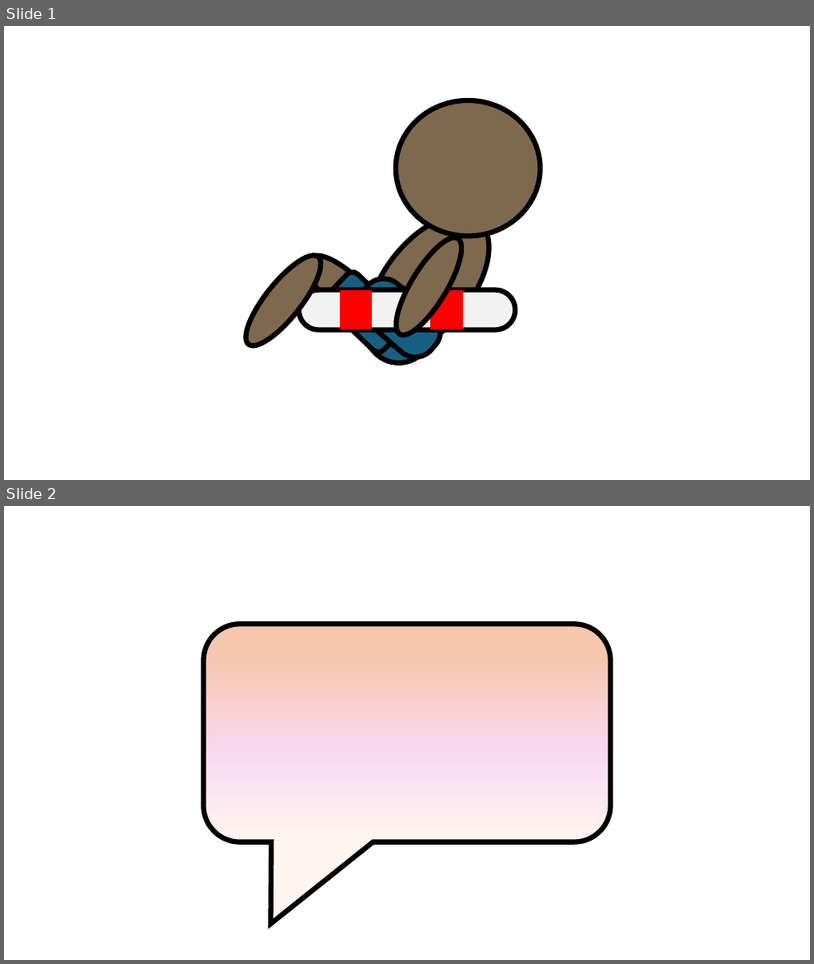
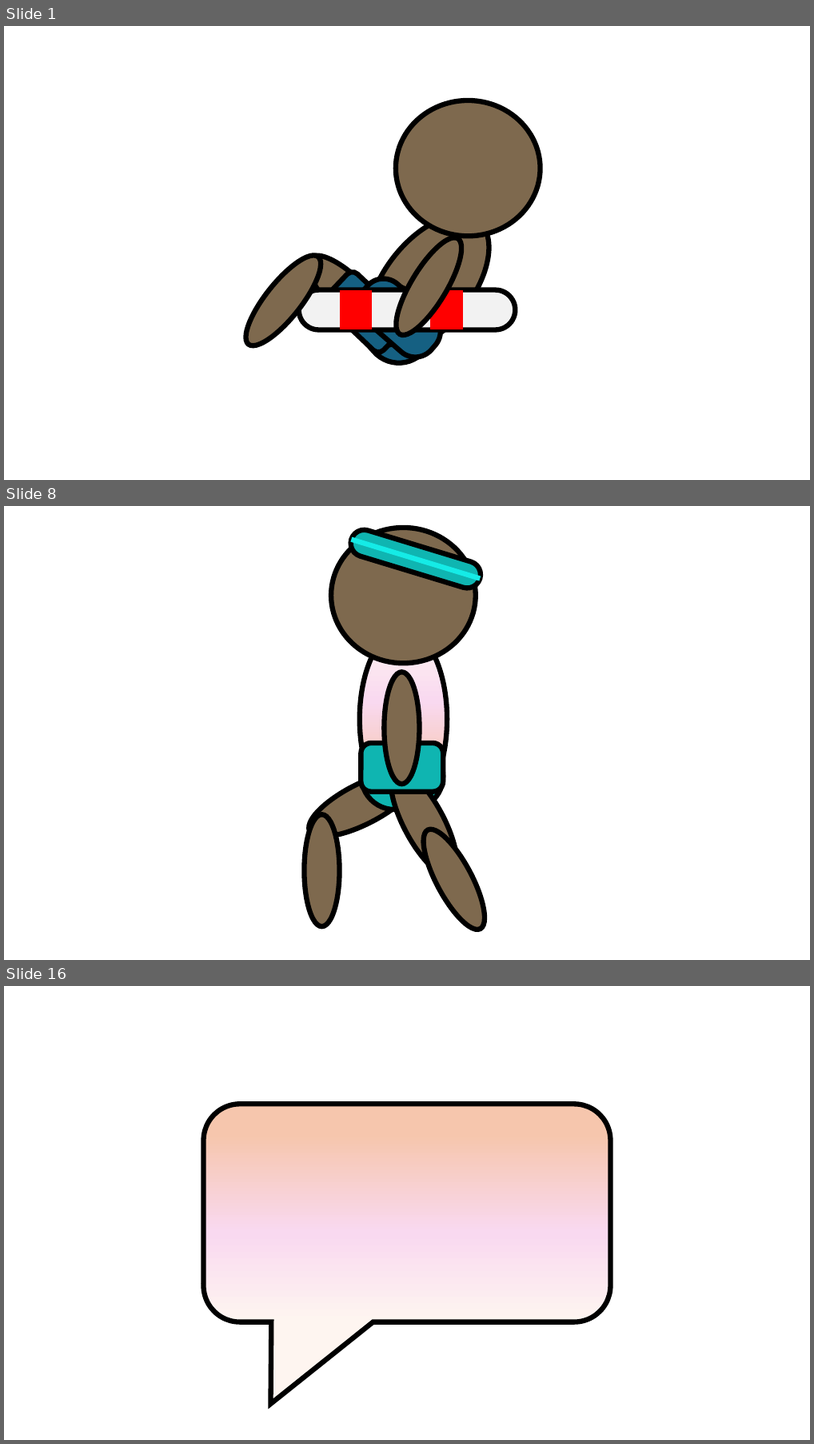
Before and after one commit to drmbiomechanics/Wavemakers, a slide deck: misc/swimmer_powerpoint.pptx. Shown one above the other, each under a label of ours: slides 1 and 2 before the commit, slides 1, 8 and 16 after it; the slides between them are not shown. The pictures are 814x964 and 814x1444 pixels, drawn with LibreOffice and Linux fonts; fonts in the diff are those of the drawing. Boxes give left, top, right and bottom in pixels: in the first picture for what was removed or moved away, otherwise in the second. Text is boxed around its words. In the diff, an @@ line names an element or a change of style, - is before the commit and + after.

```diff
--- a/misc/swimmer_powerpoint.pptx
+++ b/misc/swimmer_powerpoint.pptx
@@ slide 8 added at box(4, 506, 810, 960), background #FFFFFF @@
@@ ellipse added at box(331, 528, 476, 664), fill #7E694E, outline #000000 6 pt @@
@@ rounded rectangle added at box(348, 526, 484, 591), fill #0FB5B1, outline #000000 6 pt @@
@@ line added from (352, 540) to (480, 579), #15EBE6 6 pt @@
@@ ellipse added at box(360, 629, 447, 808), fill gradient #FEF5F0 to #F9D9F0 to #F6C6AD, outline #000000 6 pt @@
@@ ellipse added at box(385, 672, 420, 784), fill #7E694E, outline #000000 6 pt @@
@@ rounded rectangle added at box(361, 743, 443, 792), fill #0FB5B1, outline #000000 6 pt @@
@@ rounded rectangle added at box(362, 743, 443, 810), fill #0FB5B1, outline #000000 6 pt @@
@@ ellipse added at box(301, 760, 424, 848), fill #7E694E, outline #000000 6 pt @@
@@ ellipse added at box(379, 761, 470, 884), fill #7E694E, outline #000000 6 pt @@
@@ ellipse added at box(305, 815, 340, 927), fill #7E694E, outline #000000 6 pt @@
@@ ellipse added at box(412, 821, 496, 936), fill #7E694E, outline #000000 6 pt @@
@@ what was slide 2 is now slide 16 @@
```
Also in this commit, not shown: 22 other slides added, 50 other files.
